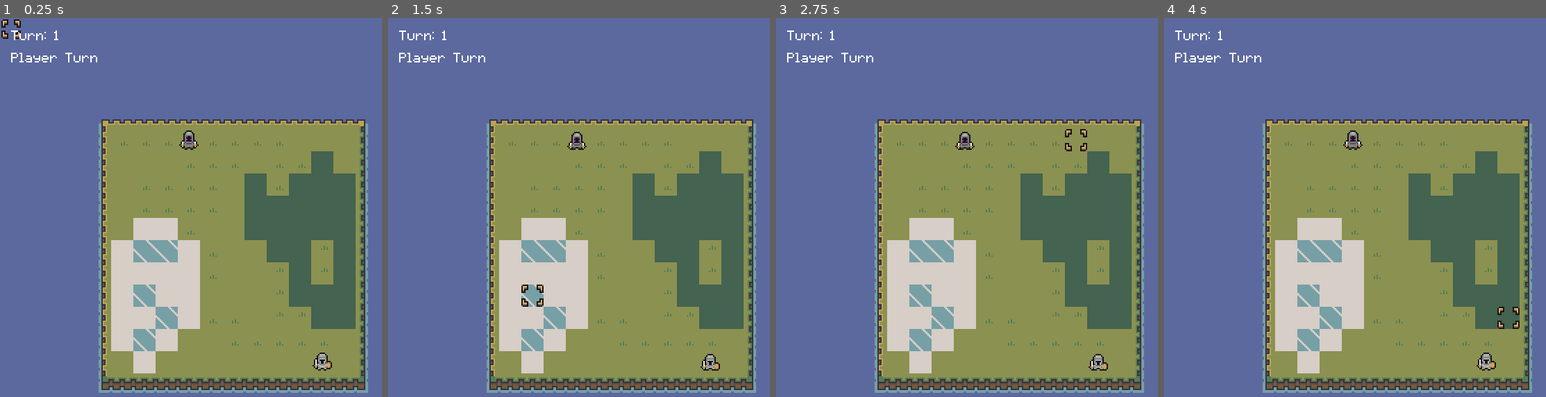
Above: before the commit, frames 1-4 (left to right).
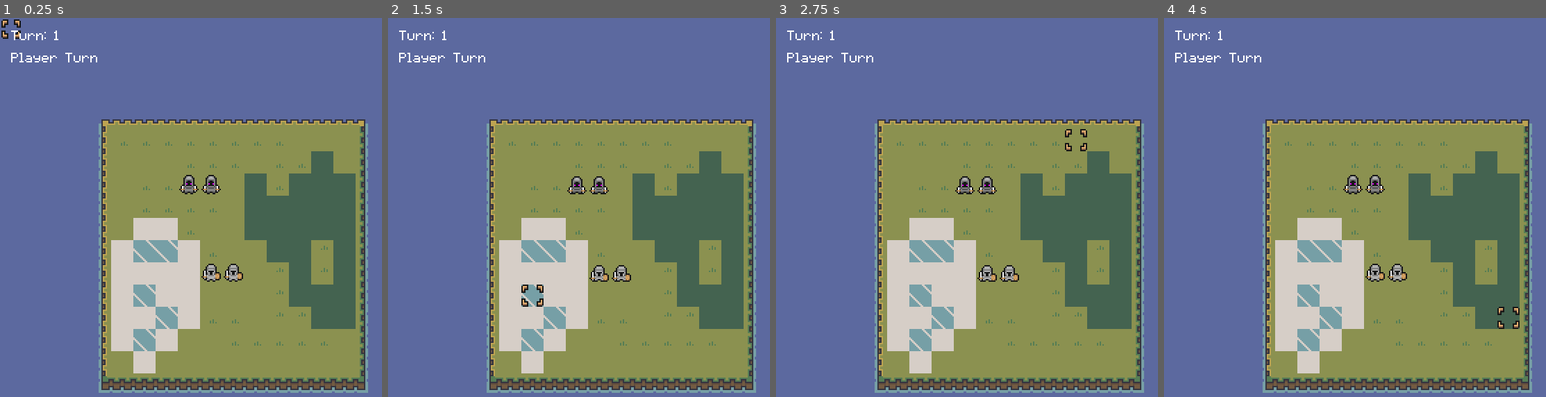
Above: after the commit, the same moments.

Repository: Dz373/Tactical-RPG
Game: Godot game, scene res://board.tscn
Two runs of this game, one before a commit and one after it. Both use one fixed random seed, a clock stepped at 60 frames per second and the inputs below.
Inputs (mouse positions are in pixels of both pictures, inside the frame that each line leads up to):
- Up to frame 1 (0.25 s): no input
- Up to frame 2 (1.5 s): tap Enter (ui_accept) at 0.5, 0.77 s; move the mouse to (708, 218) at 0.52 s; press the mouse at (708, 218) at 0.53 s; hold D (right) 0.53-1.28 s; move the mouse to (521, 260) at 1.27 s; release the mouse at (521, 260) at 1.28 s; hold Down (down) from 1.28 s (still down); click (521, 260) at 1.35 s
- Up to frame 3 (2.75 s): tap Enter (ui_accept) at 1.52 s; move the mouse to (1043, 143) at 2.02 s; release Down (down) at 2.03 s; press the mouse at (1043, 143) at 2.03 s; hold D (right) from 2.03 s (still down)
- Up to frame 4 (4 s): tap Enter (ui_accept) at 2.75, 3.02, 3.77 s; move the mouse to (1362, 328) at 2.77 s; release D (right) at 2.78 s; release the mouse at (1362, 328) at 2.78 s; hold Up (ui_up) 2.78-3.53 s; click (1362, 328) at 2.85 s; move the mouse to (1519, 306) at 3.52 s; press the mouse at (1519, 306) at 3.53 s; hold A (left) from 3.53 s (still down)

The runs differ from the first frame. In frame 1, 1.0% of the frame differs, in the area x 46-87%, y 29-94%; in frame 2, 0.9%; in frame 3, 0.9%; in frame 4, 1.0%.

Commit message:
enemy follow players

Diff:
--- a/Board/GameBoard.gd
+++ b/Board/GameBoard.gd
@@ -69,9 +69,8 @@
 
 func _process(_delta: float) -> void:
 	if finish_turn():
+		enemy_turn()
 		turn+=1
-		print("end player turn")
-		enemy_turn()
 		reinitialize()
 
 func finish_turn()->bool:
@@ -166,7 +165,7 @@
 func is_occupied(cell: Vector2) -> bool:
 	if cell==active_unit.cell:
 		return false
-	if units.has(cell) and enemy_units.has(units[cell]):
+	if units.has(cell):
 		return true
 	return not terrain.can_pass(cell)
 
@@ -309,36 +308,53 @@
 func enemy_turn():
 	for unit in enemy_units:
 		active_unit=unit
-		var target=find_target_unit(unit)
+		print(active_unit.name)
 		var unit_range = get_walkable_cells(unit)
+		var target=find_target_unit(unit, unit_range)
+		unit_range.append(target.cell)
+
 		unit_path.initialize(unit_range, 2)
 		var move_point = find_move_point(target.cell, unit_range)
 
 		active_unit.walk_along(unit_path.calculate_point_path(unit.cell,move_point))
 
+		await active_unit.walk_finished
+
+		units.erase(active_unit.cell)
+		units[move_point] = active_unit
+
 		unit_path.stop()
 		active_unit=null
 
-func find_target_unit(current_unit: Unit)->Unit:
-	#find closest player
+
+func find_target_unit(current_unit:Unit, unit_range:Array)->Unit:
 	var closest_unit = player_units[0]
 	var closest = find_distance(closest_unit, current_unit)
+	var close_arr = []
 	for unit in player_units:
 		var distance=find_distance(unit, current_unit)
 		if  distance < closest:
 			closest_unit=unit
 			closest=distance
+		if unit.cell in unit_range:
+			close_arr.append(unit)
+
+	for unit in close_arr:
+		if calc_damage(closest_unit) < calc_damage(unit):
+			closest_unit=unit
 	return closest_unit
 
 func find_move_point(cell:Vector2, unit_range:Array)->Vector2:
 	var path = unit_path.calculate_point_path(active_unit.cell,cell)
-	var prev_point = path[0]
+	var prev_point
+	if path:
+		prev_point = path[0]
 	for point in path:
-		if point in unit_range:
+		if point in unit_range and point!=cell:
 			prev_point = point
 			continue
 		return prev_point
-	return cell
+	return active_unit.cell
 
 func find_distance(unit1:Unit, unit2:Unit)->int:
 	var distance = (unit1.cell - unit2.cell).abs()
--- a/Menu/action_menu.tscn
+++ b/Menu/action_menu.tscn
@@ -39,6 +39,7 @@
 alignment = 1
 
 [node name="AttackBtn" parent="MenuContainer/BtnContainer" instance=ExtResource("4_t33he")]
+visible = false
 layout_mode = 2
 theme_override_font_sizes/font_size = 8
 theme_override_styles/focus = SubResource("StyleBoxTexture_2u1ts")
--- a/Units/Class_types/Stat.tres
+++ /dev/null
@@ -1,9 +0,0 @@
-[gd_resource type="Resource" load_steps=2 format=3 uid="uid://benhuddmfpx7k"]
-
-[ext_resource type="Script" path="res://Units/Class_types/Stat.gd" id="1_lc2hv"]
-
-[resource]
-script = ExtResource("1_lc2hv")
-hp = 5
-attack = 5
-defense = 0
--- a/Units/Enemy_unit.tscn
+++ b/Units/Enemy_unit.tscn
@@ -1,7 +1,7 @@
 [gd_scene load_steps=5 format=3 uid="uid://dq0ulft7ykws0"]
 
 [ext_resource type="PackedScene" uid="uid://ctdtnl32pqeat" path="res://Units/BaseUnit.tscn" id="1_axd6u"]
-[ext_resource type="Resource" uid="uid://benhuddmfpx7k" path="res://Units/Class_types/Stat.tres" id="2_ikw4a"]
+[ext_resource type="Resource" uid="uid://benhuddmfpx7k" path="res://Units/Stats/Stat.tres" id="2_ikw4a"]
 [ext_resource type="Resource" uid="uid://drd011e1sjlsg" path="res://Units/Class_types/Class_type.tres" id="3_sktyp"]
 [ext_resource type="Texture2D" uid="uid://cdyvjmu7ib1e4" path="res://Sprites/MiniWorldSprites/Characters/Soldiers/Melee/AssasinTemplate.png" id="4_ur13g"]
 
--- /dev/null
+++ b/Units/Stats/Enemy_Stat.tres
@@ -0,0 +1,9 @@
+[gd_resource type="Resource" load_steps=2 format=3 uid="uid://cc3o7bs41vwjp"]
+
+[ext_resource type="Script" path="res://Units/Stats/Stat.gd" id="1_8tw3x"]
+
+[resource]
+script = ExtResource("1_8tw3x")
+hp = 5
+attack = 3
+defense = 0
--- /dev/null
+++ b/Units/Stats/Stat.tres
@@ -0,0 +1,9 @@
+[gd_resource type="Resource" load_steps=2 format=3 uid="uid://benhuddmfpx7k"]
+
+[ext_resource type="Script" path="res://Units/Stats/Stat.gd" id="1_x0quk"]
+
+[resource]
+script = ExtResource("1_x0quk")
+hp = 5
+attack = 5
+defense = 2
--- a/Units/Unit.gd
+++ b/Units/Unit.gd
@@ -85,7 +85,7 @@
 	if _path_follow.position.x < previousPosition.x:
 		animation_player.play("walk-left")
 
-	if previousProgress > _path_follow.progress:
+	if previousProgress >= _path_follow.progress:
 		_is_walking = false
 		# Setting this value to 0.0 causes a Zero Length Interval error
 		_path_follow.progress = 0.00001
@@ -102,7 +102,6 @@
 func walk_along(path: PackedVector2Array) -> void:
 	if path.is_empty():
 		return
-
 	curve.add_point(Vector2.ZERO)
 	for point in path:
 		curve.add_point(grid.calculate_map_position(point) - position)
--- a/Units/UnitPath.gd
+++ b/Units/UnitPath.gd
@@ -24,6 +24,13 @@
 			if not walkable_cells.has(Vector2(x,y)) and team==1:
 				astar.set_point_solid(Vector2(x,y))
 				continue
+			if team==2:
+				var active=get_parent().active_unit
+				var dis_vec = (active.cell-Vector2(x,y)).abs()
+				var distance = dis_vec.x+dis_vec.y
+				if distance <= active.move_range and not walkable_cells.has(Vector2(x,y)):
+					astar.set_point_solid(Vector2(x,y))
+					continue
 			if terrain.terrain_cost(Vector2(x,y))!=1:
 				astar.set_point_weight_scale(Vector2(x,y),terrain.terrain_cost(Vector2(x,y)))
 
--- a/board.tscn
+++ b/board.tscn
@@ -10,12 +10,13 @@
 [ext_resource type="PackedScene" uid="uid://yhtd33jo11hi" path="res://Units/unit_overlay.tscn" id="9_75io2"]
 [ext_resource type="PackedScene" uid="uid://ci3xqjw7fs6q6" path="res://Menu/action_menu.tscn" id="9_xp7j3"]
 [ext_resource type="Texture2D" uid="uid://dp04qnya7k2vm" path="res://Sprites/MiniWorldSprites/Miscellaneous/Chests.png" id="10_rst45"]
-[ext_resource type="Resource" uid="uid://benhuddmfpx7k" path="res://Units/Class_types/Stat.tres" id="11_sjm0f"]
+[ext_resource type="Resource" uid="uid://benhuddmfpx7k" path="res://Units/Stats/Stat.tres" id="11_sjm0f"]
 [ext_resource type="Script" path="res://Board/Terrain.gd" id="11_w33xh"]
 [ext_resource type="PackedScene" uid="uid://ctdtnl32pqeat" path="res://Units/BaseUnit.tscn" id="12_ddttq"]
 [ext_resource type="Resource" uid="uid://drd011e1sjlsg" path="res://Units/Class_types/Class_type.tres" id="12_g5gwo"]
 [ext_resource type="PackedScene" uid="uid://dq0ulft7ykws0" path="res://Units/Enemy_unit.tscn" id="13_u7hvr"]
 [ext_resource type="PackedScene" uid="uid://cqmdhxbchwu58" path="res://Board/cursor.tscn" id="13_wgu0w"]
+[ext_resource type="Resource" uid="uid://cc3o7bs41vwjp" path="res://Units/Stats/Enemy_Stat.tres" id="15_fbfwn"]
 
 [sub_resource type="TileSetAtlasSource" id="TileSetAtlasSource_y6kdr"]
 texture = ExtResource("3_j01aq")
@@ -854,14 +855,26 @@
 [node name="UnitPath" parent="GameBoard" instance=ExtResource("8_pv6xv")]
 
 [node name="Unit1" parent="GameBoard" instance=ExtResource("12_ddttq")]
-position = Vector2(232, 248)
+position = Vector2(168, 184)
 move_speed = 5
 stats = ExtResource("11_sjm0f")
 class_type = ExtResource("12_g5gwo")
 
-[node name="Unit3" parent="GameBoard" instance=ExtResource("13_u7hvr")]
-position = Vector2(136, 88)
-move_range = 3
+[node name="Unit2" parent="GameBoard" instance=ExtResource("12_ddttq")]
+position = Vector2(152, 184)
+move_speed = 5
+stats = ExtResource("11_sjm0f")
+class_type = ExtResource("12_g5gwo")
+
+[node name="Enemy1" parent="GameBoard" instance=ExtResource("13_u7hvr")]
+position = Vector2(152, 120)
+move_range = 4
+stats = ExtResource("15_fbfwn")
+
+[node name="Enemy2" parent="GameBoard" instance=ExtResource("13_u7hvr")]
+position = Vector2(136, 120)
+move_range = 4
+stats = ExtResource("15_fbfwn")
 
 [node name="Cursor" parent="GameBoard" instance=ExtResource("13_wgu0w")]
 
Renamed: Units/Class_types/Stat.gd -> Units/Stats/Stat.gd
Not shown: 1 places in board.tscn that only renumber resources
